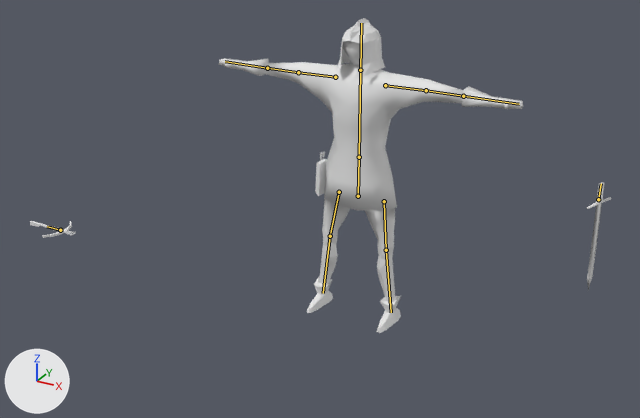
Two versions of the Blender file 3DModels/BlendFiles/arbaletrier.blend, one commit apart.
The view is the same before and after, from a 50 mm camera at (12.8, -26.0, 16.9) aimed at (-1.8, 0.6, 3.6). The lights are fixed; the arrows at lower left show +X, +Y and +Z. The bones that bend it are drawn over the model as lines.
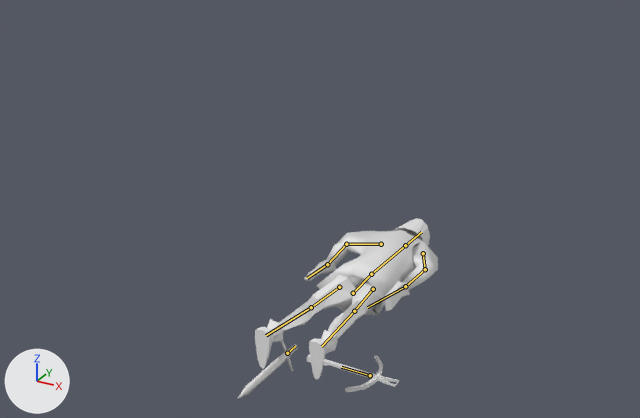
The newer file adds an action. The first version stands in its rest pose; the second is drawn at frame 155 of the action 'ArmatureAction'.

The change in detail:
Bone 'Ventre' (bone_ventre) moves from (0.0, 0.0, 0.0) to (0.0, -2.59, 0.18).
Bone 'Ventre' (bone_ventre) turns from (0, 0, 0) to (85, 179, 0) degrees about its own x, y and z.
Bone 'Thorax' (bone_thorax) turns from (0, 0, 0) to (6, 0, 0) degrees about its own x, y and z.
Bone 'Bras droit' (bone_bras_droit) turns from (0, 0, 0) to (-72, -22, 48) degrees about its own x, y and z.
Bone 'Avant bras droit' (bone_avant_bras_droit) turns from (0, 0, 0) to (-13, 2, 38) degrees about its own x, y and z.
Bone 'Main droite' (bone_main_droite) turns from (0, 0, 0) to (-7, 3, 13) degrees about its own x, y and z.
Bone 'Bras gauche' (bone_bras_gauche) turns from (0, 0, 0) to (-41, 5, 1) degrees about its own x, y and z.
Bone 'Avant bras gauche' (bone_avant_bras_gauche) turns from (0, 0, 0) to (-43, 38, -63) degrees about its own x, y and z.
Bone 'Main gauche' (bone_main_gauche) turns from (0, 0, 0) to (-46, 43, -37) degrees about its own x, y and z.
Bone 'Cuisse gauche' (bone_cuisse_gauche) moves from (0.0, 0.0, 0.0) to (-0.25, -0.08, -0.02).
Bone 'Cuisse gauche' (bone_cuisse_gauche) turns from (0, 0, 0) to (5, 1, 1) degrees about its own x, y and z.
Bone 'Tibia gauche' (bone_tibia_gauche) turns from (0, 0, 0) to (2, -1, 0) degrees about its own x, y and z.
Bone 'Cuisse droite' (bone_cuisse_droite) moves from (0.0, 0.0, 0.0) to (0.08, -0.37, -0.02).
Bone 'Cuisse droite' (bone_cuisse_droite) turns from (0, 0, 0) to (6, -3, -6) degrees about its own x, y and z.
Bone 'Tibia droit' (bone_tibia_droit) turns from (0, 0, 0) to (-4, 0, 0) degrees about its own x, y and z.
Bone 'manche' (bone_manche) moves from (0.0, 0.0, 0.0) to (0.04, -10.51, -1.85).
Bone 'manche' (bone_manche) is rescaled from (1.0, 1.0, 1.0) to (1.49, 1.49, 1.49).
Bone 'Epee' (bone_epee) moves from (0.0, 0.0, 0.0) to (-6.07, -4.17, 2.64).
Bone 'Epee' (bone_epee) turns from (0, 0, 0) to (-92, 0, 0) degrees about its own x, y and z.

Location of each change, (x1, y1, x2, y2) in pixels of the pictures (640 x 418 px):
'Plane', posed (65% narrower, 42% shorter): before (30, 18, 611, 333); after (238, 218, 438, 399)
bone 'Ventre', root to tip: before (358, 196) to (359, 157); after (353, 293) to (371, 274)
bone 'Thorax', root to tip: before (359, 157) to (360, 70); after (371, 274) to (405, 245)
bone 'Bras droit', root to tip: before (335, 77) to (298, 72); after (423, 253) to (425, 269)
bone 'Avant bras droit', root to tip: before (298, 72) to (267, 68); after (425, 269) to (405, 286)
bone 'Main droite', root to tip: before (267, 68) to (225, 61); after (405, 286) to (367, 307)
bone 'Bras gauche', root to tip: before (385, 85) to (426, 90); after (381, 244) to (346, 244)
bone 'Avant bras gauche', root to tip: before (426, 90) to (463, 96); after (346, 244) to (327, 264)
bone 'Main gauche', root to tip: before (463, 96) to (519, 104); after (327, 264) to (307, 278)
bone 'Cuisse gauche', root to tip: before (384, 201) to (386, 250); after (339, 287) to (311, 307)
bone 'Tibia gauche', root to tip: before (386, 250) to (391, 312); after (311, 307) to (266, 335)
bone 'Cuisse droite', root to tip: before (339, 192) to (330, 236); after (373, 289) to (354, 311)
bone 'Tibia droit', root to tip: before (330, 236) to (323, 293); after (354, 311) to (321, 346)
bone 'manche', root to tip: before (60, 230) to (47, 226); after (370, 375) to (341, 367)
bone 'Epee', root to tip: before (598, 199) to (601, 183); after (287, 353) to (295, 346)
